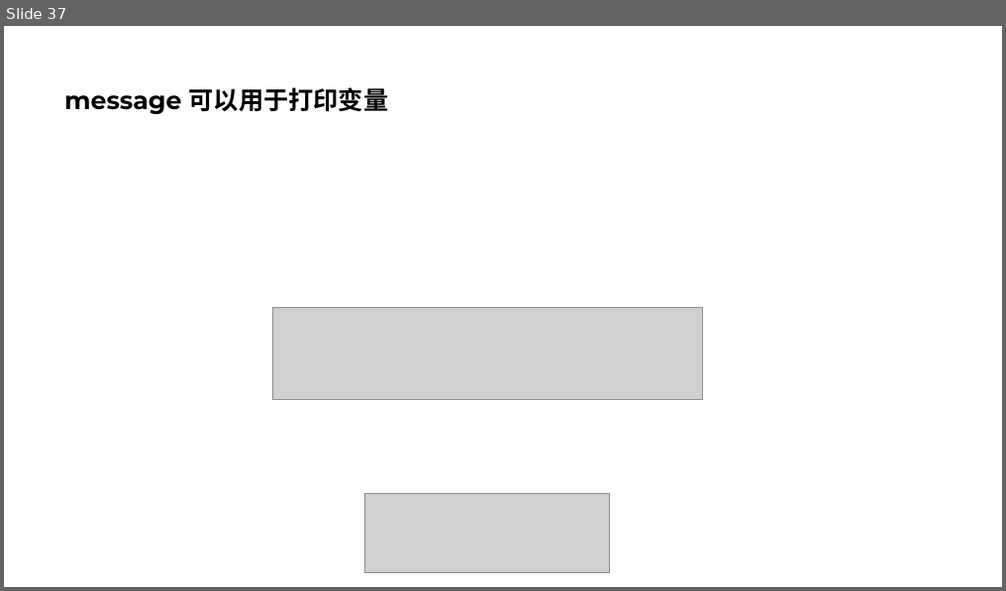
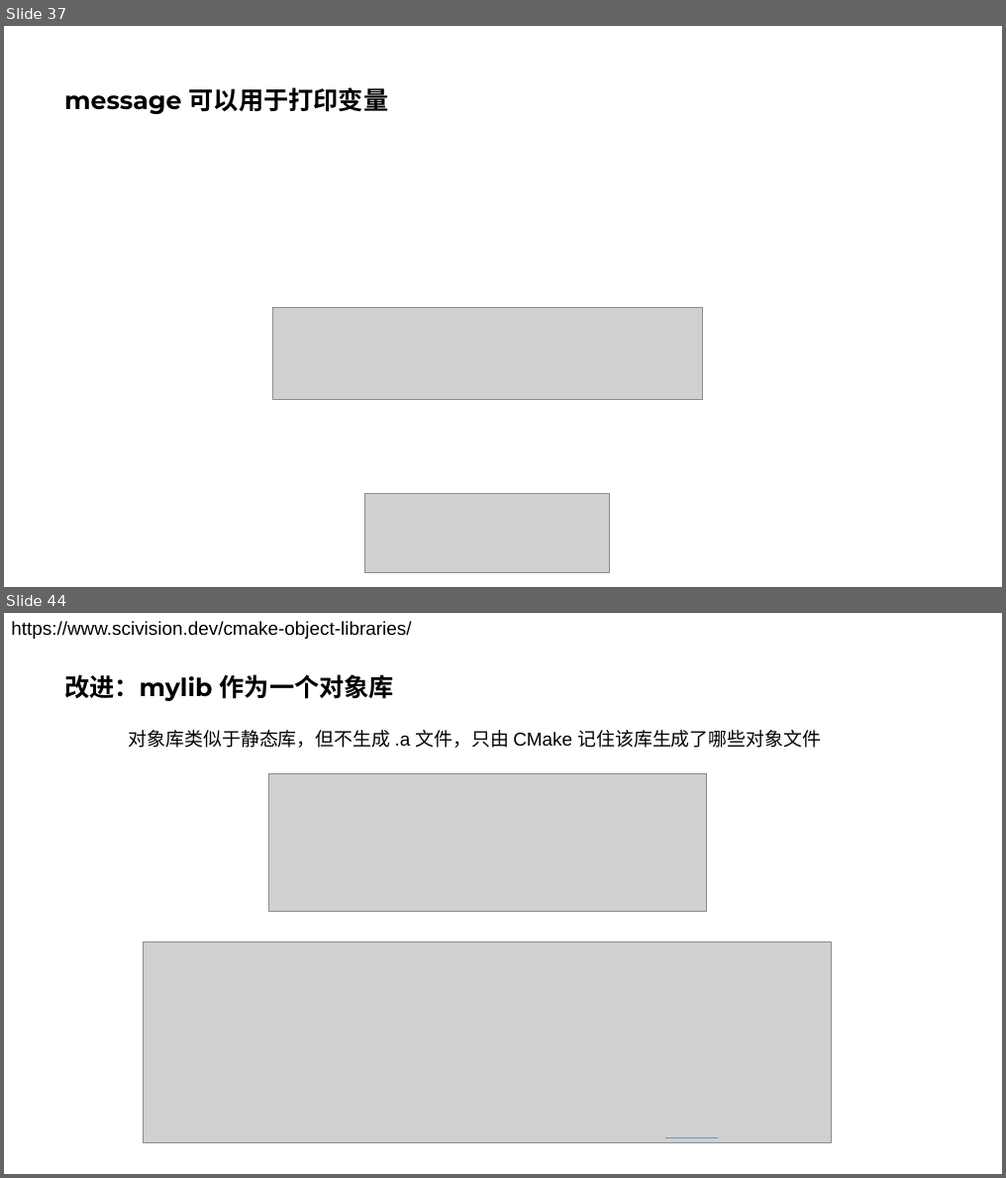
Before and after one commit to parallel101/course, a slide deck: 11/slides.pptx. Shown one above the other, each under a label of ours: slide 37 before the commit, slides 37 and 44 after it; the slides between them are not shown. The pictures are 1006x591 and 1006x1178 pixels, drawn with LibreOffice and Linux fonts; fonts in the diff are those of the drawing; grey boxes stand for pictures. Boxes give left, top, right and bottom in pixels: in the first picture for what was removed or moved away, otherwise in the second. Text is boxed around its words. In the diff, an @@ line names an element or a change of style, - is before the commit and + after.

```diff
--- a/11/slides.pptx
+++ b/11/slides.pptx
@@ slide 44 added at (4, 613, 1002, 1174), background #FFFFFF @@
@@ text added at (11, 621, 411, 639), 18 pt, text #000000 @@
+https://www.scivision.dev/cmake-object-libraries/
@@ title added at (64, 674, 394, 701), 24 pt, text #000000, bold @@
+改进：mylib 作为一个对象库
@@ text added at (129, 730, 821, 748), 18 pt, text #000000 @@
+对象库类似于静态库，但不生成 .a 文件，只由 CMake 记住该库生成了哪些对象文件
@@ picture added at (268, 774, 706, 912) @@
@@ picture added at (144, 943, 832, 1143) @@
@@ line added from (665, 1139) to (718, 1139), #5B9BD5 0.5 pt @@
```
Also in this commit, not shown: 2 slides changed, 17 other slides added, 28 other files.
